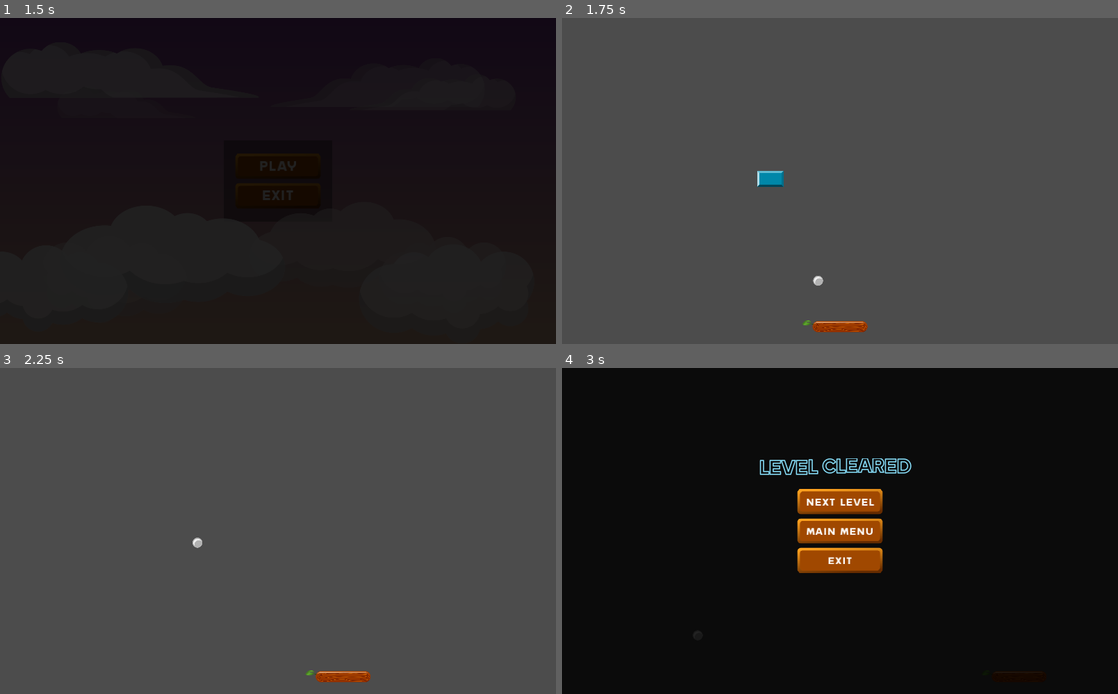
Above: before the commit, frames 1-4 (two rows, left to right).
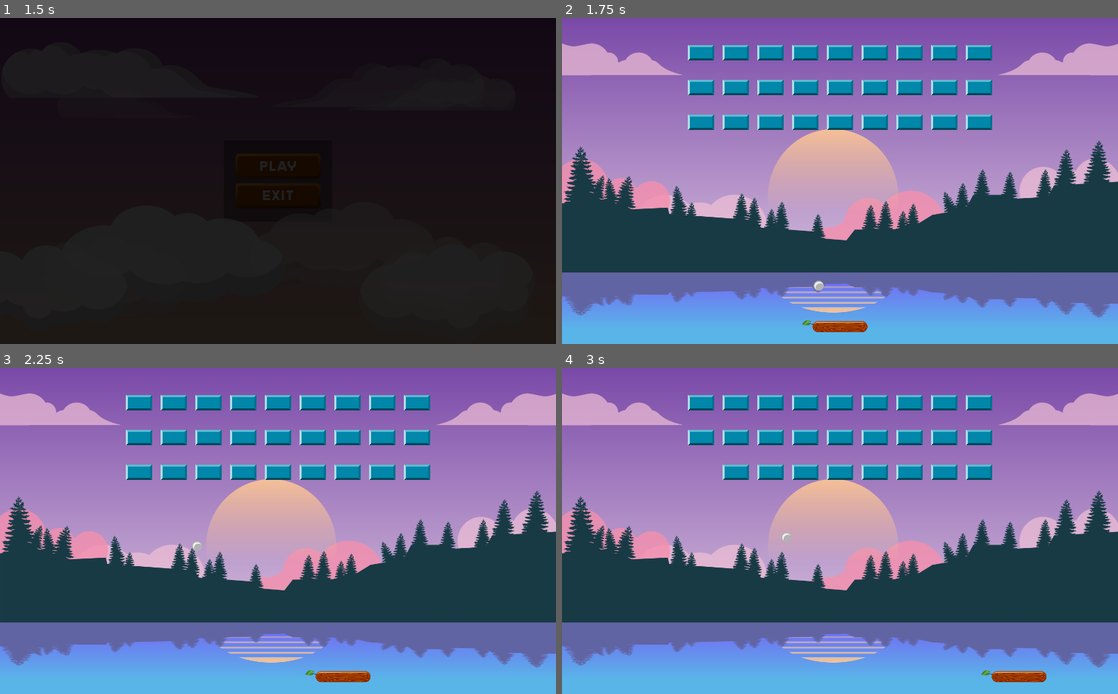
Above: after the commit, the same moments.

Repository: gruntworks/breakout
Game: Godot game, scene res://scenes/MainMenu.tscn
Two runs of this game, one before a commit and one after it. Both use one fixed random seed, a clock stepped at 60 frames per second and the inputs below. Sound files missing from this copy of the repository are replaced by a short silence.
Inputs (mouse positions are in pixels of both pictures, inside the frame that each line leads up to):
- Up to frame 1 (1.5 s): click "PLAY" at 0.5 s; click "PLAY" at 1.25 s
- Up to frame 2 (1.75 s): no input
- Up to frame 3 (2.25 s): move the mouse to (400, 514) at 2.02 s; hold Right (ui_right) from 2.03 s (still down)
- Up to frame 4 (3 s): move the mouse to (728, 547) at 2.77 s; release Right (ui_right) at 2.78 s; hold Left (ui_left) from 2.78 s (still down)

Frame 1 is identical in both runs. In frame 2, 99% of the frame differs, in the area x 0-100%, y 0-100%; in frame 3, 99%; in frame 4, 100%.

Commit message:
Fixes level ball vector orientation and scene changing

Diff:
--- a/autoload/SceneLoader.gd
+++ b/autoload/SceneLoader.gd
@@ -10,4 +10,8 @@
 
 func get_level():
 	var level = load("res://levels/level_" + str(current_level) + ".tscn")
-	return(level.instance());
+
+	if level != null:
+		return(level.instance());
+	else:
+		return(null)
--- a/levels/level_1.tscn
+++ b/levels/level_1.tscn
@@ -1,12 +1,15 @@
-[gd_scene load_steps=2 format=2]
+[gd_scene load_steps=3 format=2]
 
 [ext_resource path="res://scenes/Brick.tscn" type="PackedScene" id=1]
+[ext_resource path="res://assets/backgrounds/01.png" type="Texture" id=2]
 
 [node name="Level_1" type="Node2D"]
 
 [node name="TextureRect" type="TextureRect" parent="."]
 margin_right = 40.0
 margin_bottom = 40.0
+rect_scale = Vector2( 0.64, 0.666 )
+texture = ExtResource( 2 )
 __meta__ = {
 "_edit_use_anchors_": false
 }
@@ -14,5 +17,109 @@
 [node name="Breakables" type="Node2D" parent="."]
 
 [node name="Brick12" parent="Breakables" instance=ExtResource( 1 )]
-position = Vector2( 384, 296 )
+position = Vector2( 256, 192 )
 scale = Vector2( 3, 3 )
+
+[node name="Brick13" parent="Breakables" instance=ExtResource( 1 )]
+position = Vector2( 768, 192 )
+scale = Vector2( 3, 3 )
+
+[node name="Brick14" parent="Breakables" instance=ExtResource( 1 )]
+position = Vector2( 704, 192 )
+scale = Vector2( 3, 3 )
+
+[node name="Brick15" parent="Breakables" instance=ExtResource( 1 )]
+position = Vector2( 640, 192 )
+scale = Vector2( 3, 3 )
+
+[node name="Brick16" parent="Breakables" instance=ExtResource( 1 )]
+position = Vector2( 576, 192 )
+scale = Vector2( 3, 3 )
+
+[node name="Brick17" parent="Breakables" instance=ExtResource( 1 )]
+position = Vector2( 512, 192 )
+scale = Vector2( 3, 3 )
+
+[node name="Brick18" parent="Breakables" instance=ExtResource( 1 )]
+position = Vector2( 448, 192 )
+scale = Vector2( 3, 3 )
+
+[node name="Brick19" parent="Breakables" instance=ExtResource( 1 )]
+position = Vector2( 384, 192 )
+scale = Vector2( 3, 3 )
+
+[node name="Brick20" parent="Breakables" instance=ExtResource( 1 )]
+position = Vector2( 320, 192 )
+scale = Vector2( 3, 3 )
+
+[node name="Brick21" parent="Breakables" instance=ExtResource( 1 )]
+position = Vector2( 256, 128 )
+scale = Vector2( 3, 3 )
+
+[node name="Brick22" parent="Breakables" instance=ExtResource( 1 )]
+position = Vector2( 768, 128 )
+scale = Vector2( 3, 3 )
+
+[node name="Brick23" parent="Breakables" instance=ExtResource( 1 )]
+position = Vector2( 704, 128 )
+scale = Vector2( 3, 3 )
+
+[node name="Brick24" parent="Breakables" instance=ExtResource( 1 )]
+position = Vector2( 640, 128 )
+scale = Vector2( 3, 3 )
+
+[node name="Brick25" parent="Breakables" instance=ExtResource( 1 )]
+position = Vector2( 576, 128 )
+scale = Vector2( 3, 3 )
+
+[node name="Brick26" parent="Breakables" instance=ExtResource( 1 )]
+position = Vector2( 512, 128 )
+scale = Vector2( 3, 3 )
+
+[node name="Brick27" parent="Breakables" instance=ExtResource( 1 )]
+position = Vector2( 448, 128 )
+scale = Vector2( 3, 3 )
+
+[node name="Brick28" parent="Breakables" instance=ExtResource( 1 )]
+position = Vector2( 384, 128 )
+scale = Vector2( 3, 3 )
+
+[node name="Brick29" parent="Breakables" instance=ExtResource( 1 )]
+position = Vector2( 320, 128 )
+scale = Vector2( 3, 3 )
+
+[node name="Brick30" parent="Breakables" instance=ExtResource( 1 )]
+position = Vector2( 256, 64 )
+scale = Vector2( 3, 3 )
+
+[node name="Brick31" parent="Breakables" instance=ExtResource( 1 )]
+position = Vector2( 768, 64 )
+scale = Vector2( 3, 3 )
+
+[node name="Brick32" parent="Breakables" instance=ExtResource( 1 )]
+position = Vector2( 704, 64 )
+scale = Vector2( 3, 3 )
+
+[node name="Brick33" parent="Breakables" instance=ExtResource( 1 )]
+position = Vector2( 640, 64 )
+scale = Vector2( 3, 3 )
+
+[node name="Brick34" parent="Breakables" instance=ExtResource( 1 )]
+position = Vector2( 576, 64 )
+scale = Vector2( 3, 3 )
+
+[node name="Brick35" parent="Breakables" instance=ExtResource( 1 )]
+position = Vector2( 512, 64 )
+scale = Vector2( 3, 3 )
+
+[node name="Brick36" parent="Breakables" instance=ExtResource( 1 )]
+position = Vector2( 448, 64 )
+scale = Vector2( 3, 3 )
+
+[node name="Brick37" parent="Breakables" instance=ExtResource( 1 )]
+position = Vector2( 384, 64 )
+scale = Vector2( 3, 3 )
+
+[node name="Brick38" parent="Breakables" instance=ExtResource( 1 )]
+position = Vector2( 320, 64 )
+scale = Vector2( 3, 3 )
--- a/project.godot
+++ b/project.godot
@@ -26,6 +26,7 @@
 
 [display]
 
+window/size/fullscreen=true
 window/stretch/mode="2d"
 
 [layer_names]
--- a/scenes/Bubble.tscn
+++ b/scenes/Bubble.tscn
@@ -1,7 +1,7 @@
 [gd_scene load_steps=11 format=2]
 
 [ext_resource path="res://assets/Bubble/bubble01.png" type="Texture" id=1]
-[ext_resource path="res://assets/sound/brick_hit.wav" type="AudioStream" id=2]
+[ext_resource path="res://assets/sound/water_bubble.ogg" type="AudioStream" id=2]
 [ext_resource path="res://assets/Bubble/bubble02.png" type="Texture" id=3]
 [ext_resource path="res://assets/Bubble/bubble03.png" type="Texture" id=4]
 [ext_resource path="res://assets/Bubble/bubble04.png" type="Texture" id=5]
@@ -34,4 +34,4 @@
 shape = SubResource( 2 )
 
 [node name="onDestroyAudio" type="AudioStreamPlayer2D" parent="."]
-volume_db = 2.419
+volume_db = 8.766
--- a/scenes/MainMenu.tscn
+++ b/scenes/MainMenu.tscn
@@ -6,8 +6,8 @@
 [ext_resource path="res://scripts/main_menu.gd" type="Script" id=4]
 [ext_resource path="res://scenes/FadeIn.tscn" type="PackedScene" id=5]
 [ext_resource path="res://assets/backgrounds/cloud_bg.png" type="Texture" id=6]
-[ext_resource path="res://assets/sound/button_hover.wav" type="AudioStream" id=7]
-[ext_resource path="res://assets/sound/button_click.wav" type="AudioStream" id=8]
+[ext_resource path="res://assets/sound/retro_hover.wav" type="AudioStream" id=7]
+[ext_resource path="res://assets/sound/select_click.wav" type="AudioStream" id=8]
 [ext_resource path="res://assets/backgrounds/clouds.png" type="Texture" id=9]
 
 [sub_resource type="DynamicFont" id=1]
--- a/scripts/ball.gd
+++ b/scripts/ball.gd
@@ -7,7 +7,7 @@
 
 # Called when the node enters the scene tree for the first time.
 func _ready():
-	direction = Vector2(-200, -300) * speed
+	direction = Vector2(-200, 300) * speed
 
 # Called every frame. 'delta' is the elapsed time since the previous frame.
 func _process(delta):
@@ -21,6 +21,8 @@
 			if(collision and collision.collider.has_method("destroyItem")):
 				collision.collider.destroyItem()
 
+func reset_vector():
+	direction = Vector2(-200, 300) * speed
 
 func _on_VisibilityNotifier2D_screen_exited():
 	emit_signal("out_of_screen")
--- a/scripts/main.gd
+++ b/scripts/main.gd
@@ -18,7 +18,6 @@
 func user_has_won():
 	if $Levels.get_child(0).get_child(1).get_child_count() == 0 and !level_cleared:
 		level_cleared = true
-		print('HERE')
 		$GameMenu.display_level_cleared_menu()
 
 func to_next_level():
@@ -28,16 +27,16 @@
 		$Levels.remove_child(level)
 		level.free()
 	#Load next level and append
-	$Levels.add_child(LOADER.get_level())
+	if LOADER.get_level() != null:
+		$Levels.add_child(LOADER.get_level())
+	else:
+		get_tree().change_scene("res://scenes/MainMenu.tscn")
 	start_gameplay()
-
-
-#func get_level(level_number: int):
-#	var level: PackedScene = load("res://levels/level_" + str(level_number) + ".tscn")
-#	return(level.instance());
 
 func start_gameplay():
 	$Ball.position = Vector2(512, 544)
+	$Ball.reset_vector()
+	$Player.position = Vector2(512, 568)
 	game_over = false
 	level_cleared = false
 	$GameMenu.hide_menu()
--- a/scripts/random_move.gd
+++ /dev/null
@@ -1,16 +0,0 @@
-extends StaticBody2D
-
-
-# Declare member variables here. Examples:
-# var a = 2
-# var b = "text"
-
-
-# Called when the node enters the scene tree for the first time.
-func _ready():
-	pass # Replace with function body.
-
-
-# Called every frame. 'delta' is the elapsed time since the previous frame.
-#func _process(delta):
-#	pass
Binary file added: assets/backgrounds/01.png
Not shown, added: assets/backgrounds/01.png.import
Not shown, changed: assets/sound/retro_hover.wav.import
Not shown, changed: assets/sound/select_click.wav.import
Not shown, added: assets/sound/water_bubble.ogg.import
Not shown, removed: assets/sound/button_click.wav
Not shown, removed: assets/sound/button_hover.wav
Not shown, added: assets/sound/retro_hover.wav
Not shown, added: assets/sound/select_click.wav
Not shown, added: assets/sound/water_bubble.ogg
